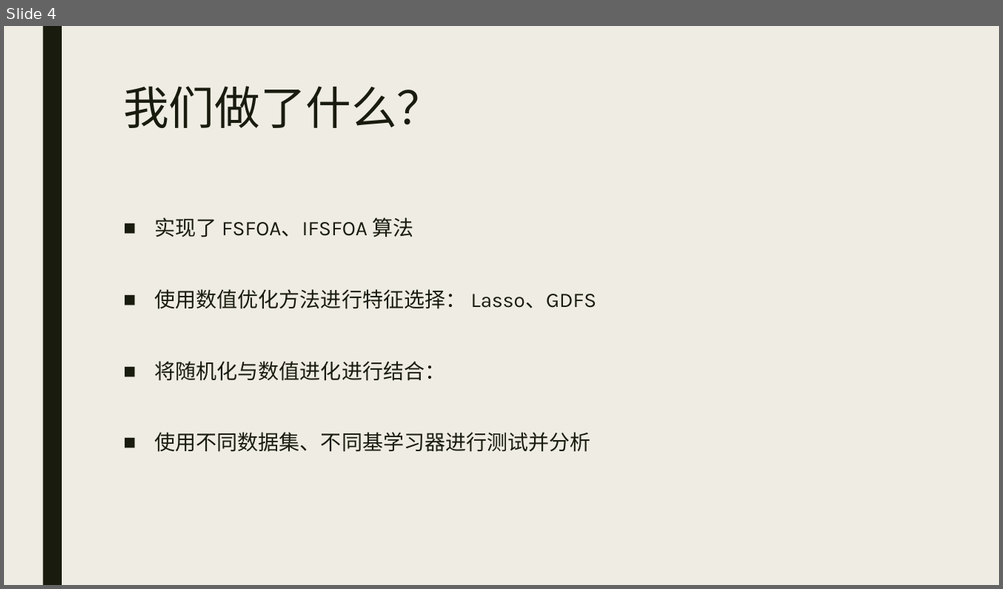
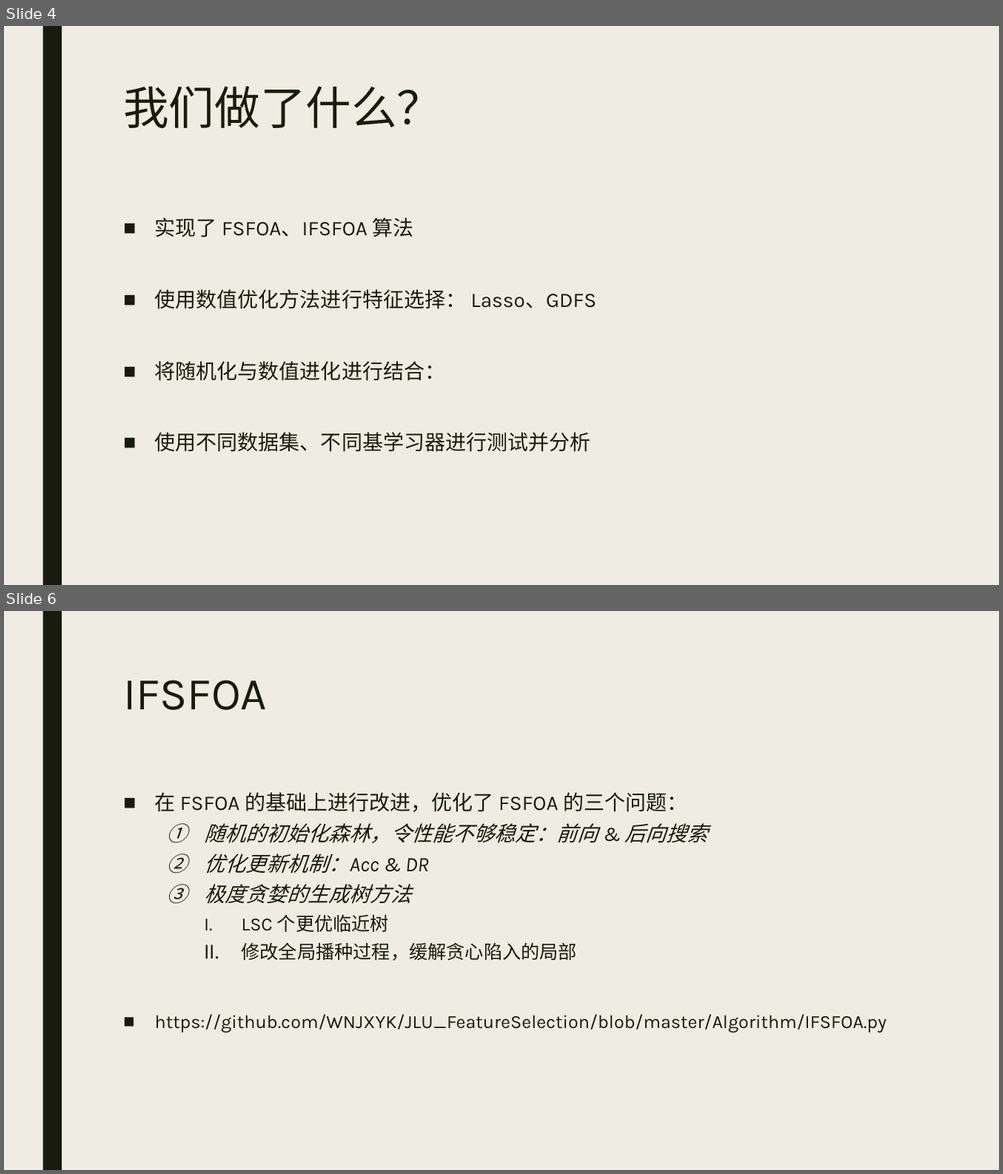
Before and after one commit to WNJXYK/JLU_FeatureSelection, a slide deck: Doc/Pre.pptx. Shown one above the other, each under a label of ours: slide 4 before the commit, slides 4 and 6 after it; the slides between them are not shown. The pictures are 1003x589 and 1003x1174 pixels, drawn with LibreOffice and Linux fonts; fonts in the diff are those of the drawing. Boxes give left, top, right and bottom in pixels: in the first picture for what was removed or moved away, otherwise in the second. Text is boxed around its words. In the diff, an @@ line names an element or a change of style, - is before the commit and + after.

```diff
--- a/Doc/Pre.pptx
+++ b/Doc/Pre.pptx
@@ slide 6 added at (x1=4, y1=611, x2=999, y2=1170), background #EFEDE3; not listed: 1 template element that a slide beside it also shows @@
@@ title added at (x1=123, y1=680, x2=267, y2=710), 44 pt, text #191B0E @@
+IFSFOA
@@ text added at (x1=155, y1=792, x2=886, y2=1033), 18 pt, text #191B0E @@
+■ 在 FSFOA 的基础上进行改进，优化了 FSFOA 的三个问题：
+  1. 随机的初始化森林，令性能不够稳定：前向 & 后向搜索
+  2. 优化更新机制：Acc & DR
+  3. 极度贪婪的生成树方法
+    I. LSC 个更优临近树
+    II. 修改全局播种过程，缓解贪心陷入的局部
+■ https://github.com/WNJXYK/JLU_FeatureSelection/blob/master/Algorithm/IFSFOA.py
```
Also in this commit, not shown: 2 slides changed, 6 other slides added, 2 other files.
